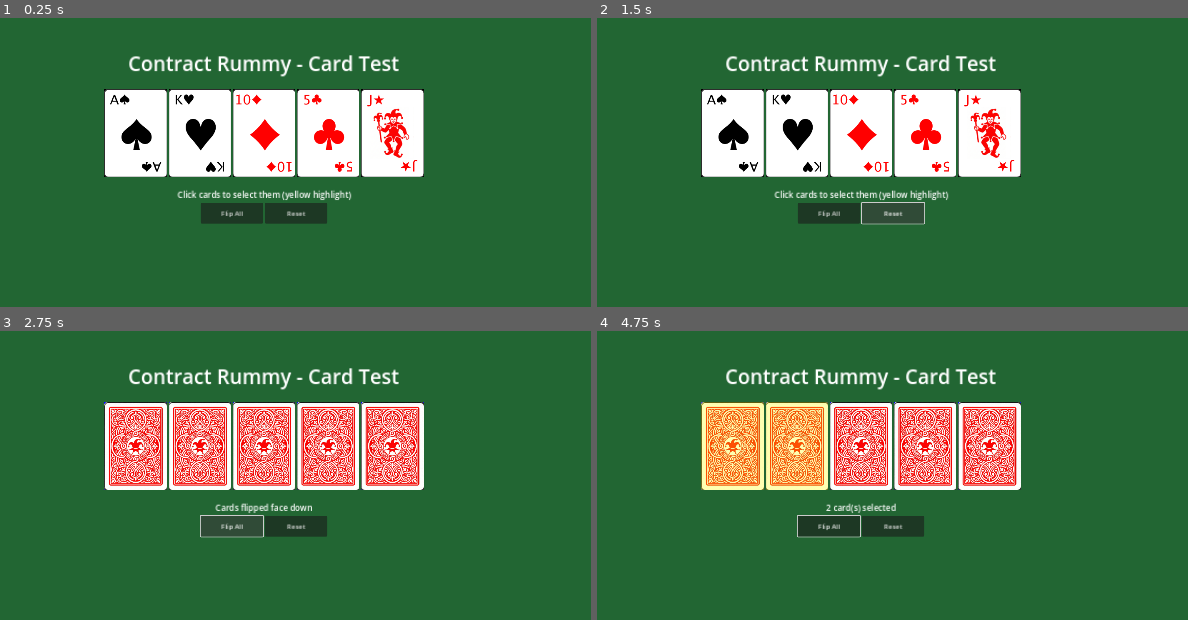
Above: before the commit, frames 1-4 (two rows, left to right).
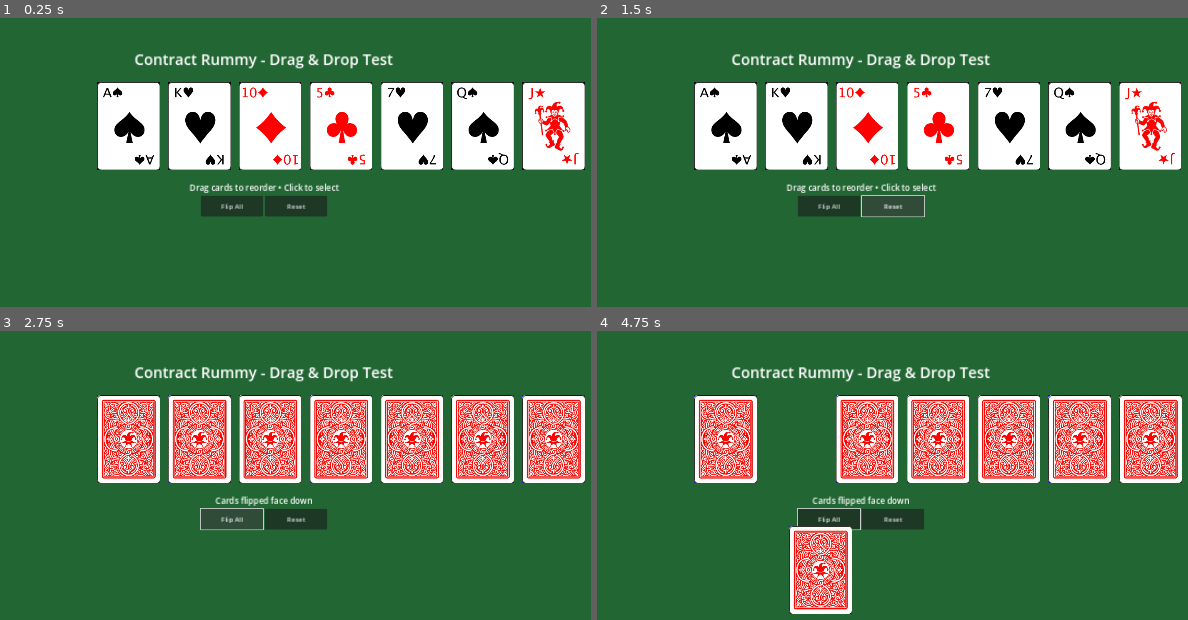
Above: after the commit, the same moments.

Repository: ELymar/ContractRummy
Game: Godot game, scene res://scenes/main/Main.tscn
Two runs of this game, one before a commit and one after it. Both use one fixed random seed, a clock stepped at 60 frames per second and the inputs below.
Inputs (mouse positions are in pixels of both pictures, inside the frame that each line leads up to):
- Up to frame 1 (0.25 s): no input
- Up to frame 2 (1.5 s): click "Flip All" at 0.5 s; click "Reset" at 1.25 s
- Up to frame 3 (2.75 s): click "Flip All" at 2 s
- Up to frame 4 (4.75 s): click "Flip All" at 2.75 s; tap Enter at 3.5 s; drag from (732, 446) to (939, 388) at 3.52 s; drag from (797, 446) to (821, 576) at 4.27 s

The runs differ from the first frame. In frame 1, 19% of the frame differs, in the area x 16-99%, y 12-72%; in frame 2, 19%; in frame 3, 26%; in frame 4, 30%, in the area x 16-99%, y 12-98%.

Commit message:
Card sorting/positioning support

Diff:
--- a/ui/scenes/card/Card.gd
+++ b/ui/scenes/card/Card.gd
@@ -11,6 +11,9 @@
 # Visual state
 var is_selected: bool = false
 var is_dragging: bool = false
+var drag_offset: Vector2 = Vector2.ZERO
+var original_position: Vector2 = Vector2.ZERO
+var original_z_index: int = 0
 
 # Card dimensions (matches your assets)
 const CARD_WIDTH = 150
@@ -22,6 +25,8 @@
 signal card_clicked(card: Card)
 signal card_selected(card: Card)
 signal card_deselected(card: Card)
+signal drag_started(card: Card)
+signal drag_ended(card: Card)
 
 func _ready():
 	custom_minimum_size = Vector2(CARD_WIDTH, CARD_HEIGHT)
@@ -88,9 +93,34 @@
 func _gui_input(event):
 	"""Handle input events on the card"""
 	if event is InputEventMouseButton:
-		if event.button_index == MOUSE_BUTTON_LEFT and event.pressed:
-			card_clicked.emit(self)
-			toggle_selection()
+		if event.button_index == MOUSE_BUTTON_LEFT:
+			if event.pressed:
+				# Start potential drag
+				is_dragging = true
+				drag_offset = event.position
+				original_position = global_position
+				original_z_index = z_index
+				z_index = 100  # Bring to front while dragging
+				drag_started.emit(self)
+				accept_event()
+			else:
+				# End drag
+				if is_dragging:
+					is_dragging = false
+					z_index = original_z_index
+					drag_ended.emit(self)
+
+					# If we didn't move much, treat as a click
+					if global_position.distance_to(original_position) < 5:
+						card_clicked.emit(self)
+						toggle_selection()
+
+					accept_event()
+
+	elif event is InputEventMouseMotion:
+		if is_dragging:
+			# Move card with mouse
+			global_position = get_global_mouse_position() - drag_offset
 			accept_event()
 
 func get_card_name() -> String:
--- /dev/null
+++ b/ui/scenes/game/Hand.gd
@@ -0,0 +1,150 @@
+extends Control
+class_name Hand
+
+# Hand configuration
+const CARD_WIDTH = 150
+const CARD_HEIGHT = 210
+const CARD_SPACING = 20  # Spacing between cards
+
+var cards: Array[Card] = []
+var dragging_card: Card = null
+var hover_index: int = -1
+
+@onready var card_container: Control = $CardContainer
+
+signal card_order_changed(new_order: Array[Card])
+
+func _ready():
+	pass
+
+func add_card(card: Card):
+	"""Add a card to the hand"""
+	cards.append(card)
+	card_container.add_child(card)
+
+	# Connect card signals
+	card.drag_started.connect(_on_card_drag_started)
+	card.drag_ended.connect(_on_card_drag_ended)
+
+	# Position the card
+	_update_card_positions()
+
+func remove_card(card: Card):
+	"""Remove a card from the hand"""
+	cards.erase(card)
+	card_container.remove_child(card)
+	_update_card_positions()
+
+func clear_hand():
+	"""Remove all cards"""
+	for card in cards:
+		card.queue_free()
+	cards.clear()
+
+func get_card_count() -> int:
+	return cards.size()
+
+func _update_card_positions(animate: bool = true):
+	"""Update all card positions based on current order"""
+	for i in range(cards.size()):
+		var card = cards[i]
+		if card == dragging_card:
+			continue  # Don't reposition the card being dragged
+
+		var target_pos = _get_slot_position(i)
+
+		if animate:
+			# Smooth animation to new position
+			var tween = create_tween()
+			tween.set_ease(Tween.EASE_OUT)
+			tween.set_trans(Tween.TRANS_CUBIC)
+			tween.tween_property(card, "position", target_pos, 0.2)
+		else:
+			card.position = target_pos
+
+func _get_slot_position(index: int) -> Vector2:
+	"""Calculate the position for a card at given index"""
+	var x = index * (CARD_WIDTH + CARD_SPACING)
+	var y = 0
+	return Vector2(x, y)
+
+func _on_card_drag_started(card: Card):
+	"""Handle when a card starts being dragged"""
+	dragging_card = card
+	print("Hand: Drag started for ", card.get_card_name())
+
+func _on_card_drag_ended(card: Card):
+	"""Handle when a card is dropped"""
+	dragging_card = null
+
+	# Find the new index based on where the card was dropped
+	var drop_x = card.global_position.x - card_container.global_position.x
+	var new_index = _calculate_drop_index(drop_x)
+
+	# Clamp to valid range
+	new_index = clampi(new_index, 0, cards.size() - 1)
+
+	var old_index = cards.find(card)
+
+	if new_index != old_index:
+		# Reorder the cards array
+		cards.remove_at(old_index)
+		cards.insert(new_index, card)
+
+		# Reorder in scene tree
+		card_container.move_child(card, new_index)
+
+		print("Hand: Moved card from index %d to %d" % [old_index, new_index])
+		card_order_changed.emit(cards)
+
+	# Update all positions (including the dropped card)
+	_update_card_positions(true)
+
+func _calculate_drop_index(drop_x: float) -> int:
+	"""Calculate which slot index the card should drop into"""
+	# Find the slot closest to the drop position
+	var slot_index = roundi(drop_x / (CARD_WIDTH + CARD_SPACING))
+	return slot_index
+
+func _process(_delta):
+	"""Update card positions while dragging"""
+	if dragging_card:
+		# Calculate hover index (where the card would be inserted if dropped now)
+		var drag_x = dragging_card.global_position.x - card_container.global_position.x
+		var new_hover_index = _calculate_drop_index(drag_x)
+		new_hover_index = clampi(new_hover_index, 0, cards.size() - 1)
+
+		if new_hover_index != hover_index:
+			hover_index = new_hover_index
+
+			# Create temporary order to show preview
+			var temp_cards = cards.duplicate()
+			var old_index = temp_cards.find(dragging_card)
+
+			if old_index != hover_index:
+				temp_cards.remove_at(old_index)
+				temp_cards.insert(hover_index, dragging_card)
+
+				# Update positions of other cards (not the dragging card)
+				for i in range(temp_cards.size()):
+					var card = temp_cards[i]
+					if card != dragging_card:
+						var target_pos = _get_slot_position(i)
+						var tween = create_tween()
+						tween.set_ease(Tween.EASE_OUT)
+						tween.set_trans(Tween.TRANS_CUBIC)
+						tween.tween_property(card, "position", target_pos, 0.15)
+
+func get_selected_cards() -> Array[Card]:
+	"""Get all currently selected cards"""
+	var selected: Array[Card] = []
+	for card in cards:
+		if card.is_selected:
+			selected.append(card)
+	return selected
+
+func deselect_all():
+	"""Deselect all cards"""
+	for card in cards:
+		if card.is_selected:
+			card.set_selected(false)
--- /dev/null
+++ b/ui/scenes/game/Hand.tscn
@@ -0,0 +1,17 @@
+[gd_scene load_steps=2 format=3 uid="uid://bq2xvw8fmno5p"]
+
+[ext_resource type="Script" path="res://scenes/game/Hand.gd" id="1_hand"]
+
+[node name="Hand" type="Control"]
+custom_minimum_size = Vector2(0, 210)
+layout_mode = 3
+anchors_preset = 0
+script = ExtResource("1_hand")
+
+[node name="CardContainer" type="Control" parent="."]
+layout_mode = 1
+anchors_preset = 15
+anchor_right = 1.0
+anchor_bottom = 1.0
+grow_horizontal = 2
+grow_vertical = 2
--- a/ui/scenes/main/Main.gd
+++ b/ui/scenes/main/Main.gd
@@ -2,36 +2,43 @@
 
 # Preload the Card scene
 const CardScene = preload("res://scenes/card/Card.tscn")
+const HandScene = preload("res://scenes/game/Hand.tscn")
 
-@onready var card_container = $VBoxContainer/CardContainer
+@onready var hand_container = $VBoxContainer/HandContainer
 @onready var info_label = $VBoxContainer/InfoLabel
 
-var cards: Array[Card] = []
+var hand: Hand = null
 var cards_face_up: bool = true
 
 func _ready():
 	print("Contract Rummy - Card Test Scene")
+	create_hand()
 	create_test_cards()
+
+func create_hand():
+	"""Create the Hand container"""
+	hand = HandScene.instantiate()
+	hand_container.add_child(hand)
+	hand.card_order_changed.connect(_on_card_order_changed)
 
 func create_test_cards():
 	"""Create a few test cards to display"""
-	# Clear existing cards
-	for card in cards:
-		card.queue_free()
-	cards.clear()
+	if hand:
+		hand.clear_hand()
 
-	# Test cards: Ace of Spades, King of Hearts, 10 of Diamonds, Joker, Card Back
+	# Test cards: variety of suits and ranks
 	var test_data = [
 		{"suit": "spades", "rank": "A"},
 		{"suit": "hearts", "rank": "K"},
 		{"suit": "diamonds", "rank": "10"},
 		{"suit": "clubs", "rank": "5"},
+		{"suit": "hearts", "rank": "7"},
+		{"suit": "spades", "rank": "Q"},
 		{"joker": true}
 	]
 
 	for data in test_data:
 		var card = CardScene.instantiate() as Card
-		card_container.add_child(card)
 
 		if data.has("joker"):
 			card.setup_joker()
@@ -45,9 +52,9 @@
 		card.card_selected.connect(_on_card_selected)
 		card.card_deselected.connect(_on_card_deselected)
 
-		cards.append(card)
+		hand.add_card(card)
 
-	info_label.text = "Click cards to select them (yellow highlight)"
+	info_label.text = "Drag cards to reorder • Click to select"
 
 func _on_card_clicked(card: Card):
 	print("Card clicked: ", card.get_card_name())
@@ -60,22 +67,24 @@
 	print("Card deselected: ", card.get_card_name())
 	update_info_label()
 
+func _on_card_order_changed(new_order: Array[Card]):
+	print("Hand order changed:")
+	for i in range(new_order.size()):
+		print("  %d: %s" % [i, new_order[i].get_card_name()])
+
 func update_info_label():
-	var selected_count = 0
-	for card in cards:
-		if card.is_selected:
-			selected_count += 1
+	var selected = hand.get_selected_cards()
 
-	if selected_count == 0:
-		info_label.text = "Click cards to select them"
+	if selected.size() == 0:
+		info_label.text = "Drag cards to reorder • Click to select"
 	else:
-		info_label.text = "%d card(s) selected" % selected_count
+		info_label.text = "%d card(s) selected" % selected.size()
 
 func _on_flip_button_pressed():
 	print("Flipping all cards")
 	cards_face_up = not cards_face_up
 
-	for card in cards:
+	for card in hand.cards:
 		card.set_face_up(cards_face_up)
 
 	info_label.text = "Cards flipped " + ("face up" if cards_face_up else "face down")
--- a/ui/scenes/main/Main.tscn
+++ b/ui/scenes/main/Main.tscn
@@ -36,17 +36,17 @@
 
 [node name="TitleLabel" type="Label" parent="VBoxContainer"]
 layout_mode = 2
-theme_override_font_sizes/font_size = 48
-text = "Contract Rummy - Card Test"
+theme_override_font_sizes/font_size = 36
+text = "Contract Rummy - Drag & Drop Test"
 horizontal_alignment = 1
 
 [node name="Spacer" type="Control" parent="VBoxContainer"]
 custom_minimum_size = Vector2(0, 20)
 layout_mode = 2
 
-[node name="CardContainer" type="HBoxContainer" parent="VBoxContainer"]
+[node name="HandContainer" type="Control" parent="VBoxContainer"]
+custom_minimum_size = Vector2(0, 210)
 layout_mode = 2
-alignment = 1
 
 [node name="Spacer2" type="Control" parent="VBoxContainer"]
 custom_minimum_size = Vector2(0, 20)
@@ -55,7 +55,7 @@
 [node name="InfoLabel" type="Label" parent="VBoxContainer"]
 layout_mode = 2
 theme_override_font_sizes/font_size = 20
-text = "Click cards to select them"
+text = "Drag cards to reorder • Click to select"
 horizontal_alignment = 1
 
 [node name="ButtonContainer" type="HBoxContainer" parent="VBoxContainer"]
